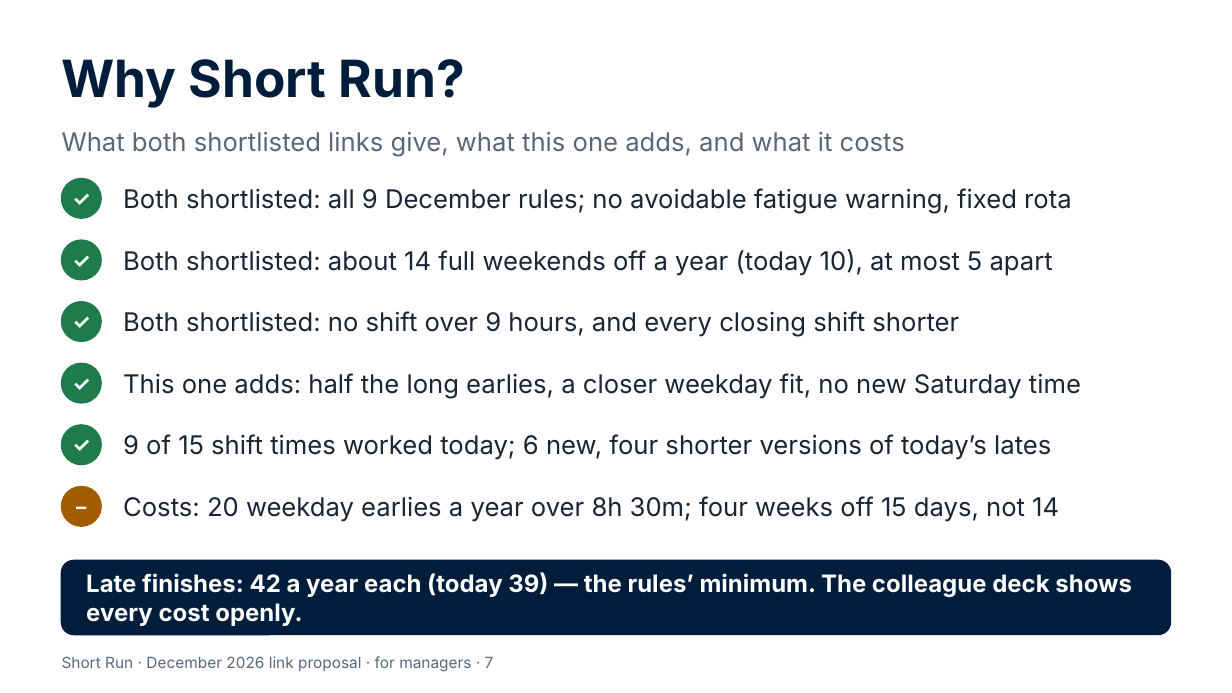
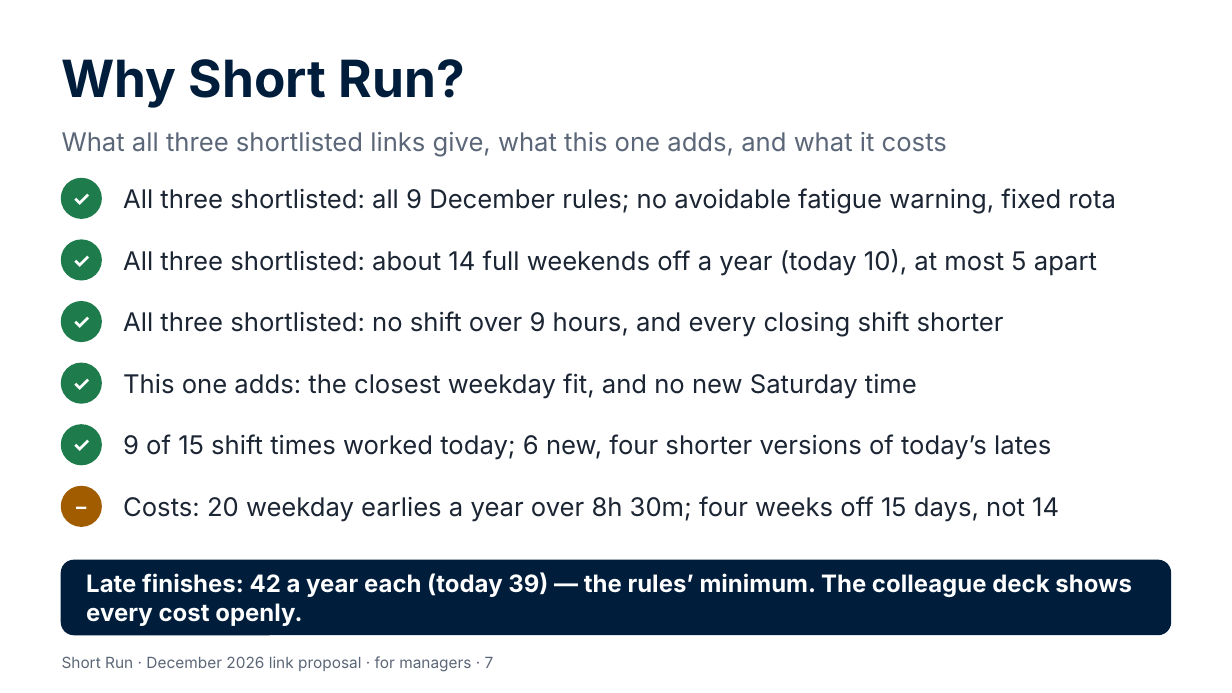
Before and after one commit to Garethdavidmiller/roster-app, a slide deck: slide 7 of docs/links-26/presentations/Short-Run-for-managers.pptx. Drawn at 1232x693 pixels with LibreOffice and Linux fonts; fonts in the diff are those of the drawing. Boxes give left, top, right and bottom in pixels: in the first picture for what was removed or moved away, otherwise in the second. Text is boxed around its words. In the diff, an @@ line names an element or a change of style, - is before the commit and + after.

```diff
--- a/docs/links-26/presentations/Short-Run-for-managers.pptx
+++ b/docs/links-26/presentations/Short-Run-for-managers.pptx
@@ text at bbox=[62, 132, 947, 157]: text changed @@
-What both shortlisted links give, what this one adds, and what it costs
+What all three shortlisted links give, what this one adds, and what it costs
@@ text at bbox=[123, 188, 1115, 214]: text changed @@
-Both shortlisted: all 9 December rules; no avoidable fatigue warning, fixed rota
+All three shortlisted: all 9 December rules; no avoidable fatigue warning, fixed rota
@@ text at bbox=[123, 249, 1097, 275]: text changed @@
-Both shortlisted: about 14 full weekends off a year (today 10), at most 5 apart
+All three shortlisted: about 14 full weekends off a year (today 10), at most 5 apart
@@ text at bbox=[123, 311, 1004, 337]: text changed @@
-Both shortlisted: no shift over 9 hours, and every closing shift shorter
+All three shortlisted: no shift over 9 hours, and every closing shift shorter
@@ text at bbox=[123, 373, 917, 399]: text changed @@
-This one adds: half the long earlies, a closer weekday fit, no new Saturday time
+This one adds: the closest weekday fit, and no new Saturday time
```
Also in this commit, not shown: 48 other files.
